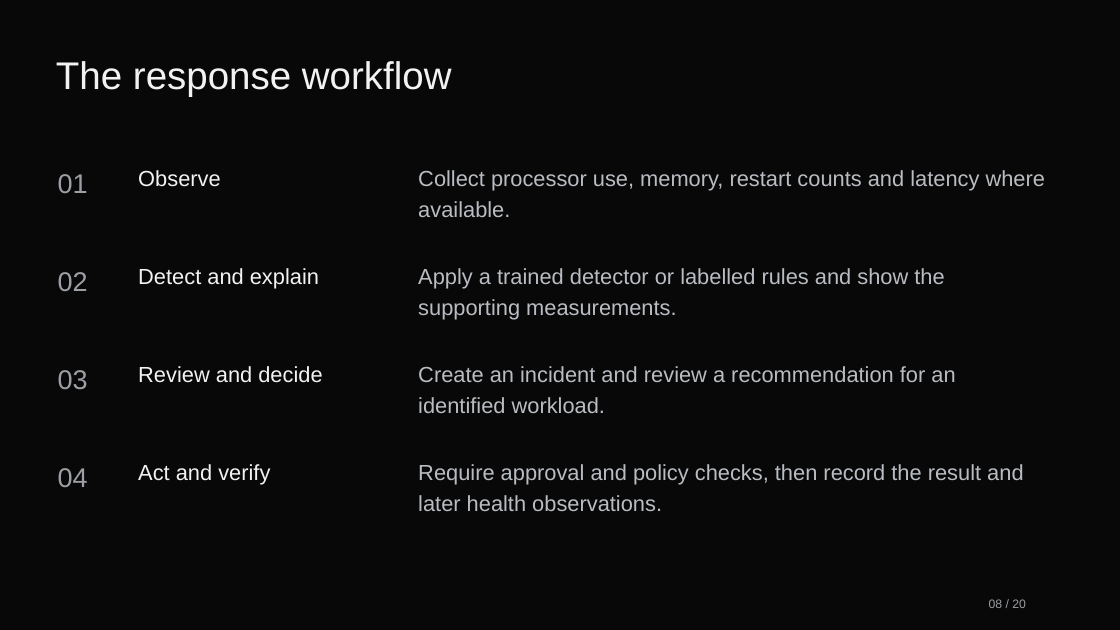
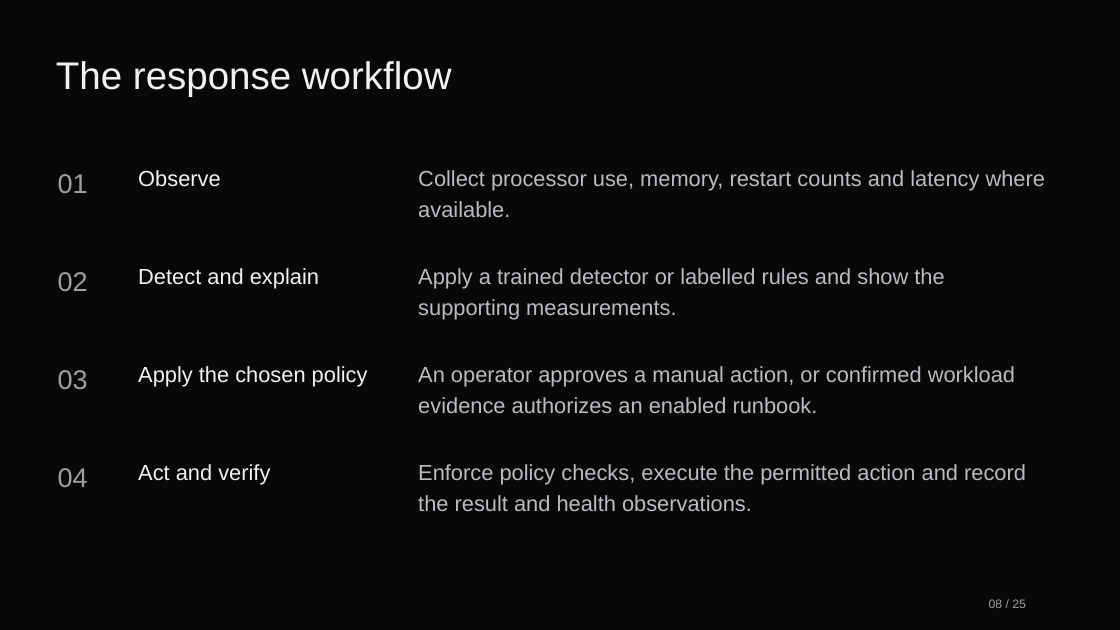
Before and after one commit to manikantbindass/AutoHealOps-Self-Healing-Kubernetes-Cluster-with-AI-Fault-Detection, a slide deck: slide 8 of docs/overview/AutoHealOps-Project-Explained.pptx. Drawn at 1120x630 pixels with LibreOffice and Linux fonts; fonts in the diff are those of the drawing. Boxes give left, top, right and bottom in pixels: in the first picture for what was removed or moved away, otherwise in the second. Text is boxed around its words. In the diff, an @@ line names an element or a change of style, - is before the commit and + after.

```diff
--- a/docs/overview/AutoHealOps-Project-Explained.pptx
+++ b/docs/overview/AutoHealOps-Project-Explained.pptx
@@ text at (x1=138, y1=366, x2=368, y2=387): text changed @@
-Review and decide
+Apply the chosen policy
@@ text at (x1=418, y1=366, x2=1015, y2=413): text changed @@
-Create an incident and review a recommendation for an identified workload.
+An operator approves a manual action, or confirmed workload evidence authorizes an enabled runbook.
@@ text at (x1=418, y1=464, x2=1026, y2=511): text changed @@
-Require approval and policy checks, then record the result and later health observations.
+Enforce policy checks, execute the permitted action and record the result and health observations.
@@ text at (x1=989, y1=599, x2=1026, y2=608): text changed @@
-08 / 20
+08 / 25
```
Also in this commit, not shown: 18 other slides changed, 5 slides added, 5 other files.
